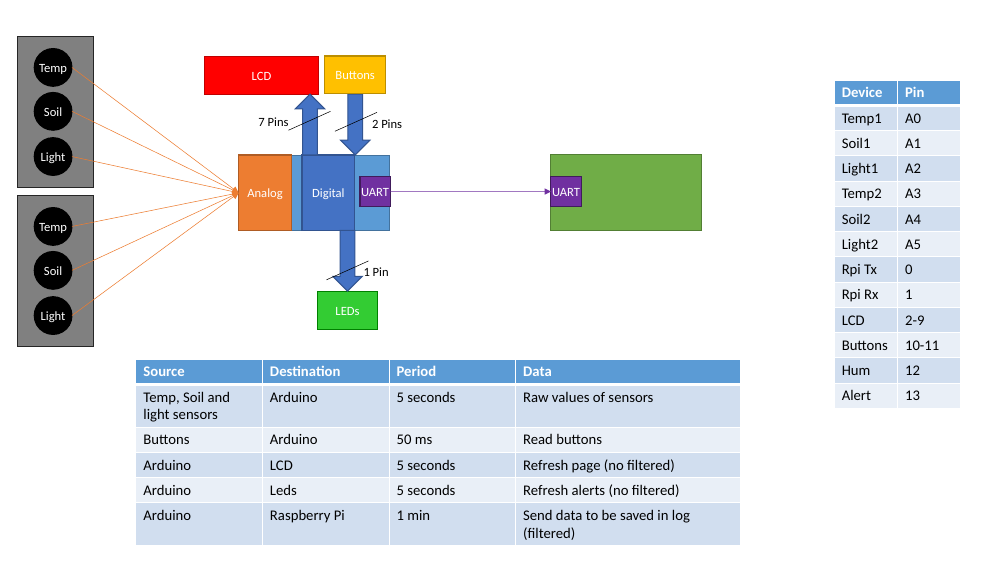
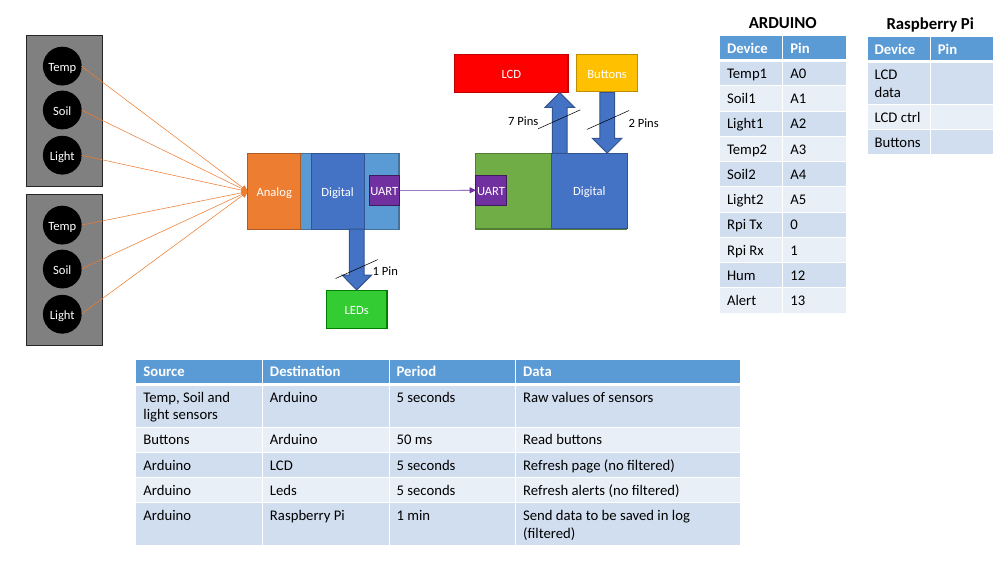
Before and after one commit to gcarmonar/GardenDev, a slide deck: slide 1 of OtherFiles/Prototype1.pptx. Drawn at 1008x567 pixels with LibreOffice and Linux fonts; fonts in the diff are those of the drawing. Boxes give left, top, right and bottom in pixels: in the first picture for what was removed or moved away, otherwise in the second. Text is boxed around its words. In the diff, an @@ line names an element or a change of style, - is before the commit and + after.

Commit message:
Serial and LCD
* Added serial comunication from Arduino to Raspberry Pi.
* Added example file to controll the LCD from Raspberry Pi.
* Now Raspberry Pi will handle LCD and buttons.

```diff
--- a/OtherFiles/Prototype1.pptx
+++ b/OtherFiles/Prototype1.pptx
@@ text added at (749, 17, 817, 28), 16 pt, text #000000, bold @@
+ARDUINO
@@ text added at (887, 17, 974, 32), 16 pt, text #000000, bold @@
+Raspberry Pi
@@ table at (720, 36, 847, 313) @@
-row 10: LCD | 2-9
-row 11: Buttons | 10-11
@@ table: place and size @@
-table at (834, 80, 961, 408)
+table at (720, 36, 847, 313)
@@ table added at (867, 36, 994, 155), 4 rows, 2 columns @@
+Device | Pin
+LCD data | 
+LCD ctrl | 
+Buttons | 
@@ 2 rectangles, 1 text, 1 down arrow, 1 line: place and size @@
-2 rectangles, 1 text, 1 down arrow, 1 line at (205, 56, 386, 155)
+2 rectangles, 1 text, 1 down arrow, 1 line at (454, 54, 637, 154)
@@ line moved from (335, 132) - (377, 113) to (587, 129) - (629, 110) @@
@@ down arrow: place and size @@
-down arrow at (340, 95, 370, 155)
+down arrow at (593, 92, 622, 153)
@@ text "2 Pins": place and size @@
-text "2 Pins" at (372, 119, 402, 128)
+text "2 Pins" at (629, 118, 659, 127)
@@ rectangle "UART": place and size @@
-rectangle "UART" at (551, 176, 582, 206)
+rectangle "UART" at (476, 175, 507, 206)
@@ rectangle: place and size @@
-rectangle at (551, 155, 702, 231)
+rectangle at (476, 154, 627, 229)
@@ rectangle added at (552, 154, 628, 229), fill #4472C4, outline #325491 1 pt, 12 pt, text #FFFFFF @@
+Digital
@@ arrow moved from (390, 192) - (551, 191) to (399, 191) - (476, 191) @@
@@ 7 rectangles, 6 ellipses, 6 arrows, 1 text, 1 down arrow, 1 line: place and size @@
-7 rectangles, 6 ellipses, 6 arrows, 1 text, 1 down arrow, 1 line at (17, 36, 390, 347)
+7 rectangles, 6 ellipses, 6 arrows, 1 text, 1 down arrow, 1 line at (26, 36, 399, 346)
```
Also in this commit, not shown: 3 other files.
